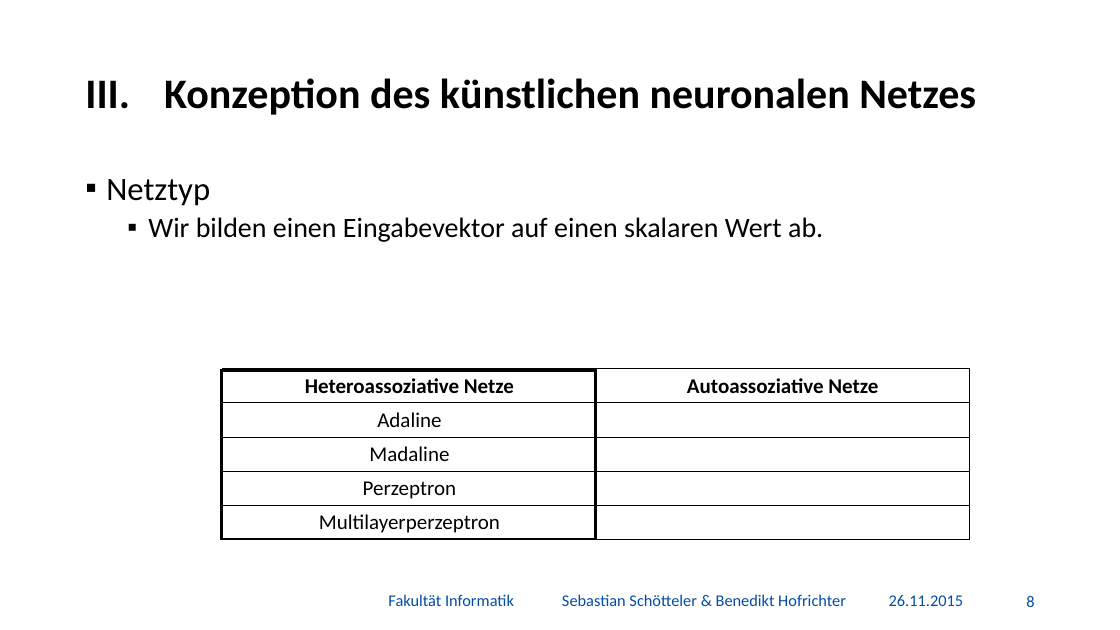
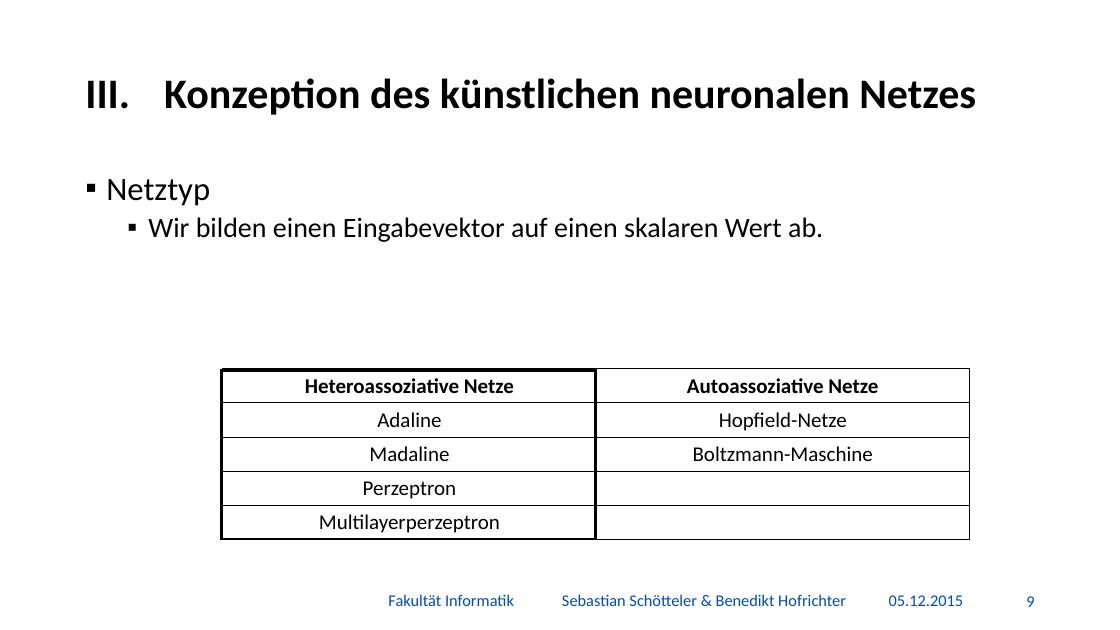
Before and after one commit to BenediktGitGit/soco15, a slide deck: slide 10 of 3b) Vortrag/Präsentation.pptx (slide 9 before the commit). Drawn at 1120x630 pixels with LibreOffice and Linux fonts; fonts in the diff are those of the drawing; background and template pictures are left out. Boxes give left, top, right and bottom in pixels: in the first picture for what was removed or moved away, otherwise in the second. Text is boxed around its words. In the diff, an @@ line names an element or a change of style, - is before the commit and + after.

```diff
--- a/3b) Vortrag/Präsentation.pptx
+++ b/3b) Vortrag/Präsentation.pptx
@@ table at bbox=[223, 369, 969, 539] @@
-row 2, column 2: 
+row 2, column 2: Hopfield-Netze
-row 3, column 2: 
+row 3, column 2: Boltzmann-Maschine
@@ text at bbox=[889, 595, 963, 606]: text changed @@
-26.11.2015
+05.12.2015
@@ page number at bbox=[1026, 596, 1034, 607]: text changed @@
-8
+9
```
Also in this commit, not shown: 33 other slides changed, 4 slides added.
